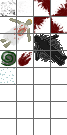
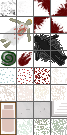
Layer changes from the first 67 × 135 image to the second:
added layer "medecinecupboard" above "mildew03" over [51, 101, 67, 117]
added layer "mildew03" (44%) above "mildew02" over [51, 119, 67, 135]
added layer "mildew02" (53%) above "mildew01" over [34, 119, 50, 135]
added layer "mildew01" (25%) above "labourdesk_2" over [17, 119, 33, 135]
added layer "labourdesk_2" above "labourdesk" over [34, 102, 50, 118]
added layer "labourdesk" above "hospital_bed_2" over [17, 102, 33, 118]
added layer "hospital_bed_2" above "hospital_bed" over [0, 102, 16, 118]
added layer "hospital_bed" above "dirt05" over [0, 119, 16, 135]
added layer "dirt05" (28%) above "dirt04" over [51, 86, 66, 101]
added layer "dirt04" (20%) above "dirt03" over [34, 85, 49, 101]
added layer "dirt03" (14%) above "dirt02" over [17, 85, 33, 101]
added layer "dirt02" (26%) above "dirt01" over [0, 85, 16, 101]
added layer "dirt01" (18%) above "blood_springe2" over [51, 68, 67, 84]
added layer "blood_springe2" above "blood_springe" over [34, 68, 50, 84]
added layer "blood_springe" above "blood_leaking" over [17, 68, 33, 84]
